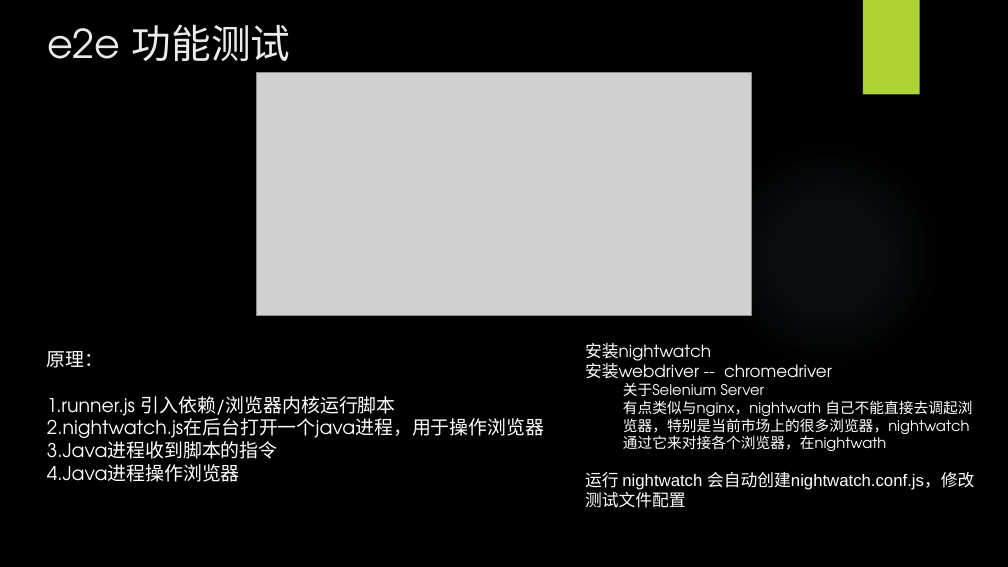
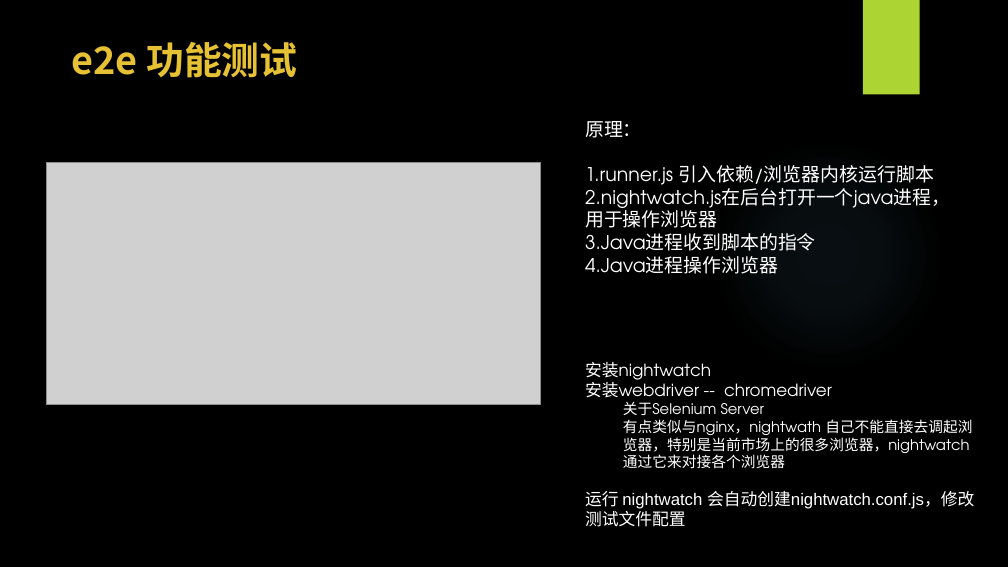
Before and after one commit to WangEbo/auto-test, a slide deck: slide 16 of 王博书的分享/自动化测试.pptx (slide 15 before the commit). Drawn at 1008x567 pixels with LibreOffice and Linux fonts; fonts in the diff are those of the drawing; grey boxes stand for pictures; background and template pictures are left out. Boxes give left, top, right and bottom in pixels: in the first picture for what was removed or moved away, otherwise in the second. Text is boxed around its words. In the diff, an @@ line names an element or a change of style, - is before the commit and + after.

```diff
--- a/王博书的分享/自动化测试.pptx
+++ b/王博书的分享/自动化测试.pptx
@@ text "e2e 功能测试": place and size @@
-text "e2e 功能测试" at [47, 24, 291, 61]
+text "e2e 功能测试" at [71, 42, 297, 78]
@@ text "e2e 功能测试" at [71, 42, 297, 78]: size 37.8 to 36 pt, font TeX Gyre Adventor to Noto Sans CJK SC, text colour #EBEBEB to #E6C133, bold on @@
@@ text "原理：" rewrapped from [47, 351, 544, 482] to [585, 121, 950, 274] @@
@@ picture: place and size @@
-picture at [257, 73, 752, 315]
+picture at [46, 163, 541, 405]
@@ text "安装nightwatch": place and size @@
-text "安装nightwatch" at [585, 343, 974, 508]
+text "安装nightwatch" at [585, 362, 974, 527]
@@ text at [623, 419, 972, 453]: text changed @@
-  有点类似与nginx，nightwath 自己不能直接去调起浏览器，特别是当前市场上的很多浏览器，nightwatch通过它来对接各个浏览器，在nightwath
+  有点类似与nginx，nightwath 自己不能直接去调起浏览器，特别是当前市场上的很多浏览器，nightwatch通过它来对接各个浏览器
```
Also in this commit, not shown: 13 other slides changed, 3 slides added, 6 other files.
